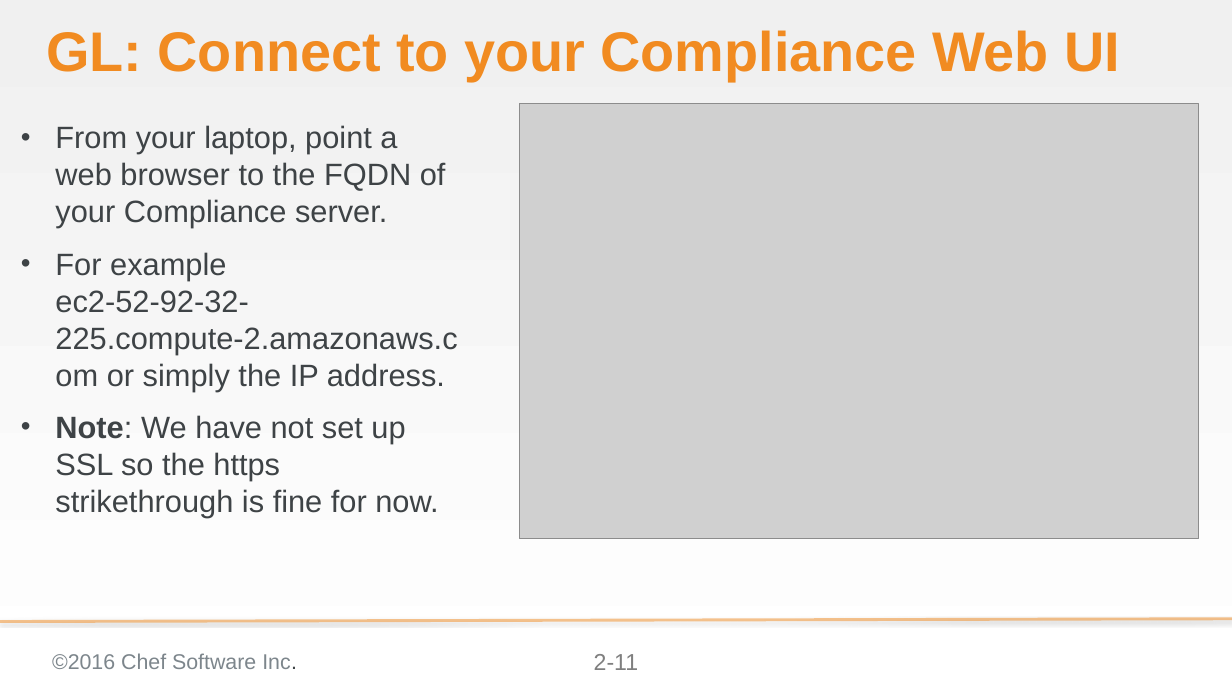
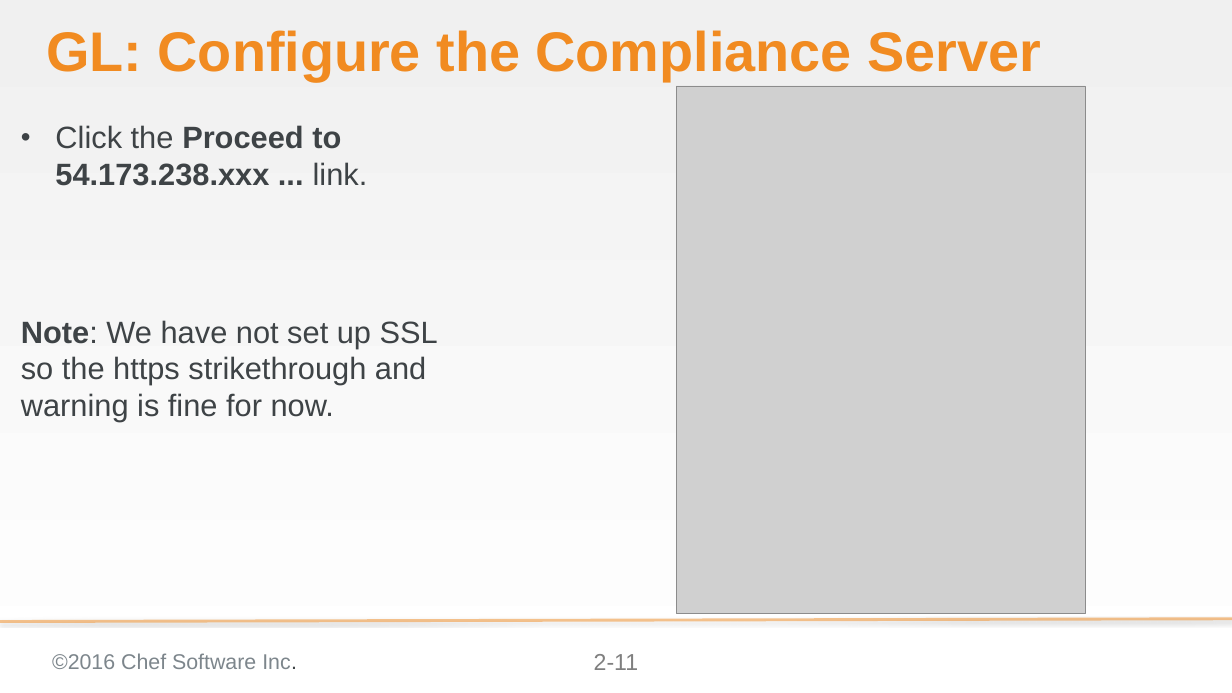
Before and after one commit to bchamby/chef-compliance-installation-configuration-operation, a slide deck: slide 11 of 02-Install.pptx. Drawn at 1232x693 pixels with LibreOffice and Linux fonts; fonts in the diff are those of the drawing; grey boxes stand for pictures; background and template pictures are left out. Boxes give left, top, right and bottom in pixels: in the first picture for what was removed or moved away, otherwise in the second. Text is boxed around its words. In the diff, an @@ line names an element or a change of style, - is before the commit and + after.

Commit message:
redid the Configure the Compliance Server slides from s2-10 to the end.

```diff
--- a/02-Install.pptx
+++ b/02-Install.pptx
@@ title at (x1=46, y1=30, x2=1041, y2=81): text changed @@
-GL: Connect to your Compliance Web UI
+GL: Configure the Compliance Server
@@ picture resized from (x1=519, y1=104, x2=1199, y2=539) to (x1=676, y1=86, x2=1085, y2=613) @@
@@ text at (x1=21, y1=125, x2=438, y2=422): text changed @@
-• From your laptop, point a web browser to the FQDN of your Compliance server.
-• For example
-  ec2-52-92-32-225.compute-2.amazonaws.com or simply the IP address.
-• Note: We have not set up SSL so the https strikethrough is fine for now.
+• Click the Proceed to 54.173.238.xxx ... link.
+Note: We have not set up SSL so the https strikethrough and warning is fine for now.
```
Also in this commit, not shown: 1 other slide changed, 5 slides added, 2 slides removed.
